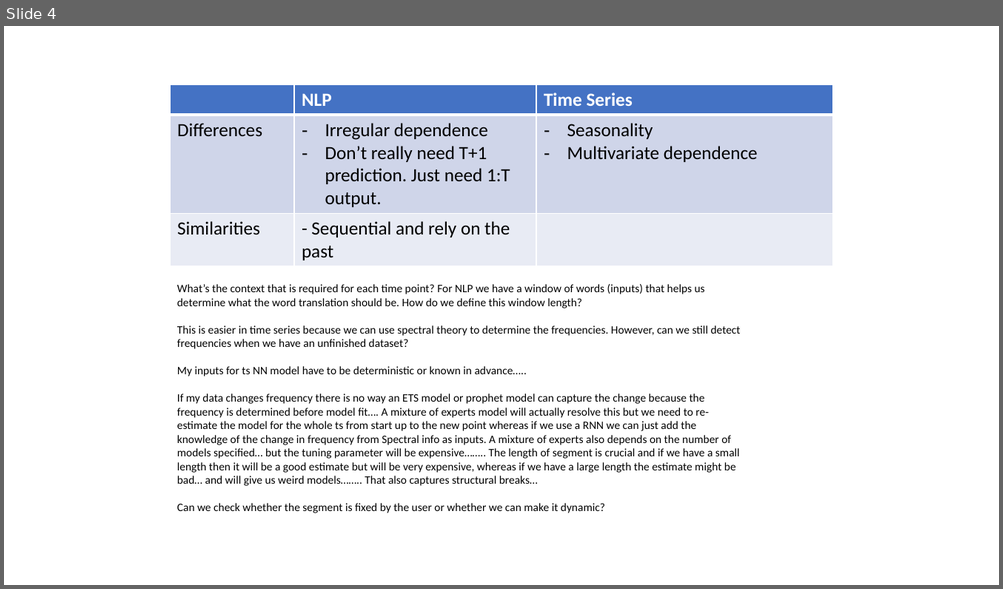
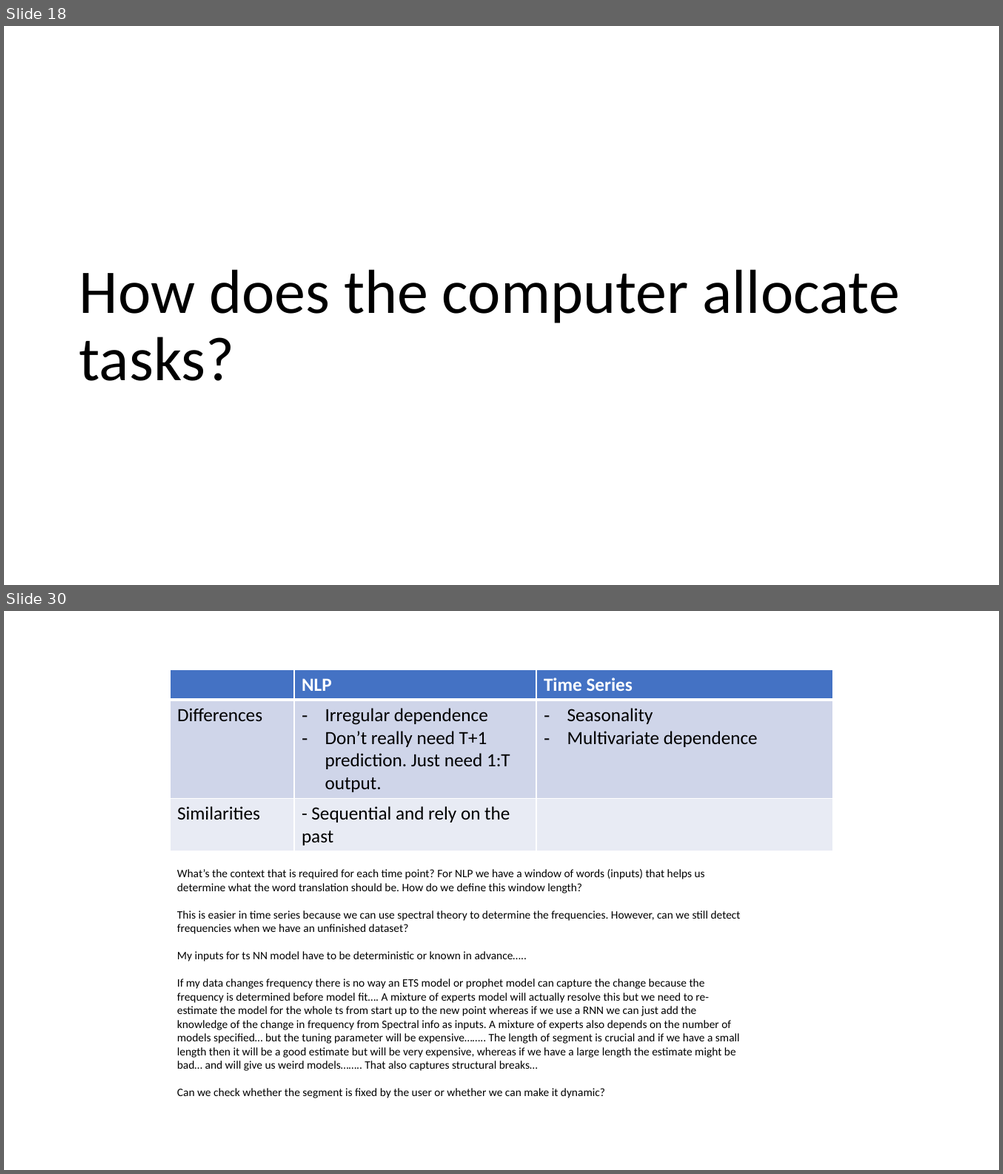
Before and after one commit to francisa6/Leetcode, a slide deck: Leetcode_Topics.pptx. Shown one above the other, each under a label of ours: slide 4 before the commit, slides 18 and 30 after it; the slides between them are not shown. The pictures are 1003x589 and 1003x1174 pixels, drawn with LibreOffice and Linux fonts; fonts in the diff are those of the drawing. Boxes give left, top, right and bottom in pixels: in the first picture for what was removed or moved away, otherwise in the second. Text is boxed around its words. In the diff, an @@ line names an element or a change of style, - is before the commit and + after.

```diff
--- a/Leetcode_Topics.pptx
+++ b/Leetcode_Topics.pptx
@@ slide 18 added at (4, 26, 999, 585), background #FFFFFF @@
@@ title added at (79, 269, 899, 381), 60 pt, text #000000 @@
+How does the computer allocate tasks?
@@ what was slide 4 is now slide 30 @@
```
Also in this commit, not shown: 25 other slides added, 45 other files.
